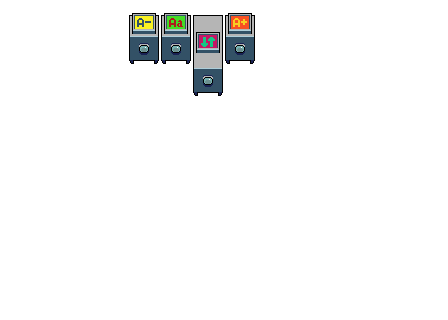
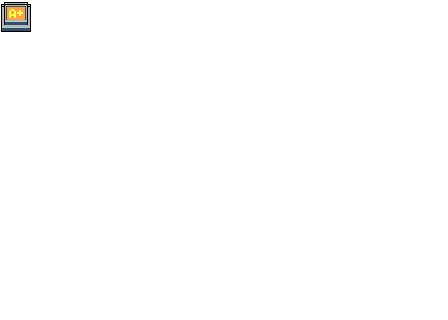
Before/after of a 448 x 320 layered artwork. What changed in the layer stack:
added group "buttons" with 12 layers in group "Group 1" over (1, 2, 31, 32)
added group "inc" (1st of 11, in "Group 1" › "buttons") with 2 layers in group "buttons" over (1, 2, 31, 32)
added layer "1" (1st of 4, in "Group 1" › "buttons" › "inc") in group "inc" over (1, 4, 31, 32)
added layer "0" (1st of 4, in "Group 1" › "buttons" › "inc") in group "inc" over (1, 2, 31, 32)
added group "case" (1st of 11, in "Group 1" › "buttons") with 2 layers in group "buttons" over (1, 2, 31, 32)
added layer "1" (2nd of 4, in "Group 1" › "buttons" › "case") in group "case" over (1, 4, 31, 32)
added layer "0" (2nd of 4, in "Group 1" › "buttons" › "case") in group "case" over (1, 2, 31, 32)
added group "swap" (1st of 11, in "Group 1" › "buttons") with 2 layers in group "buttons" over (1, 2, 31, 32)
added layer "1" (3rd of 4, in "Group 1" › "buttons" › "swap") in group "swap" over (1, 4, 31, 32)
added layer "0" (3rd of 4, in "Group 1" › "buttons" › "swap") in group "swap" over (1, 2, 31, 32)
added group "dec" (1st of 11, in "Group 1" › "buttons") with 2 layers in group "buttons" over (1, 2, 31, 32)
added layer "1" (4th of 4, in "Group 1" › "buttons" › "dec") in group "dec" over (1, 4, 31, 32)
added layer "0" (4th of 4, in "Group 1" › "buttons" › "dec") in group "dec" over (1, 2, 31, 32)
hid group "controls copy" (12 layers) over (129, 13, 255, 96)
